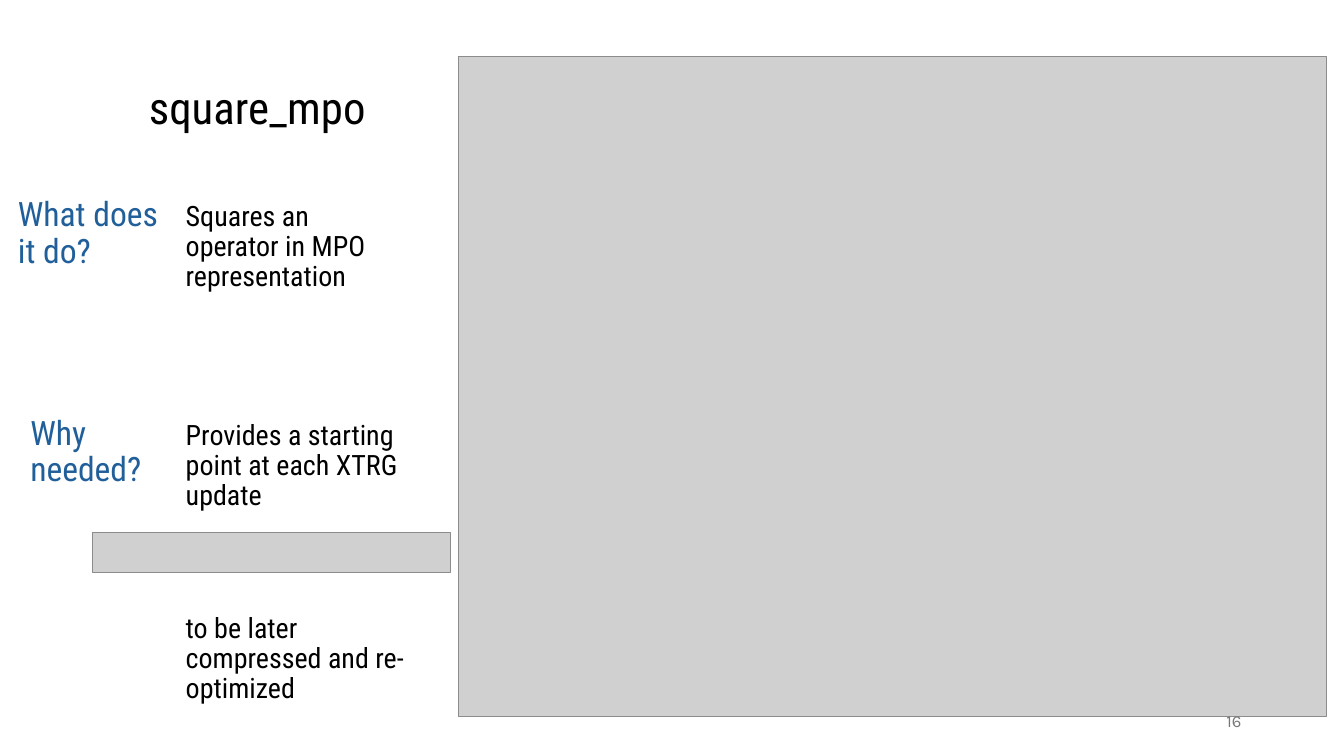
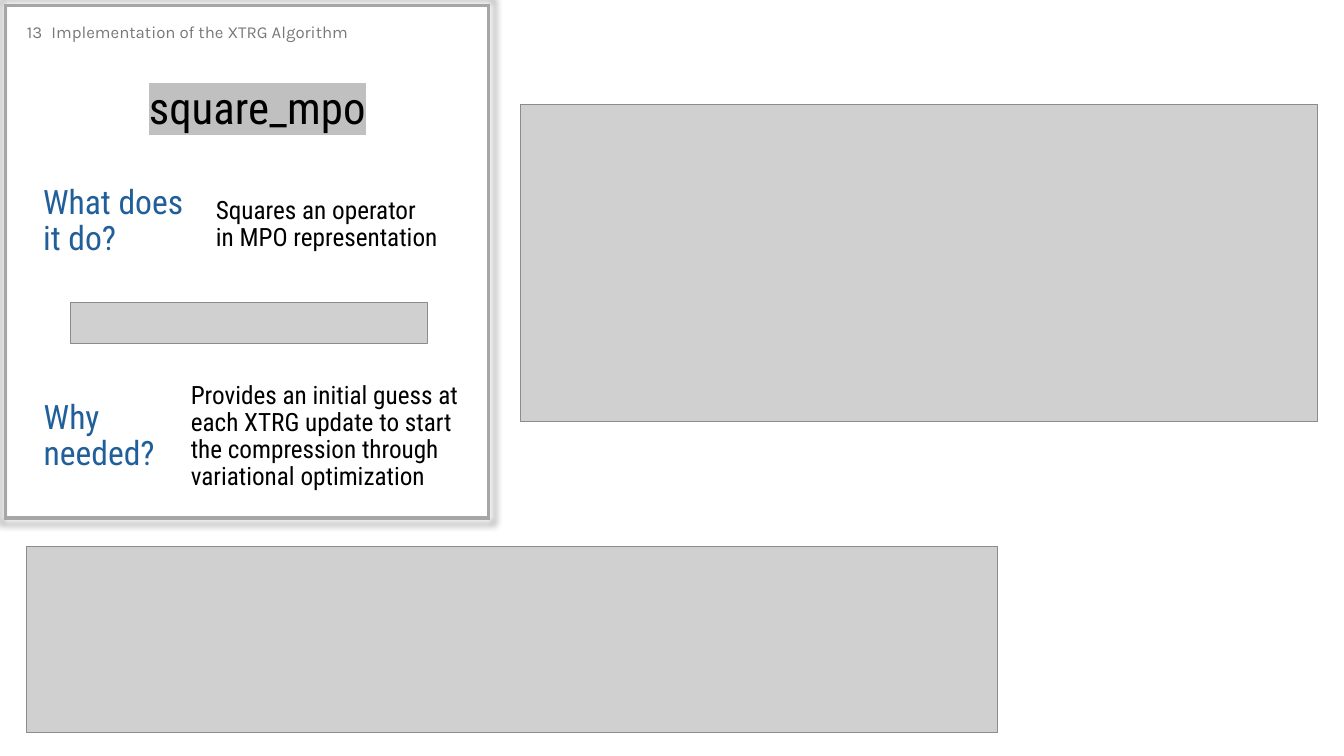
Before and after one commit to MrHighsenberg/XTRG-Algorithm, a slide deck: slide 13 of presentation/Term_Project_XTRG_Presentation.pptx (slide 16 before the commit). Drawn at 1344x756 pixels with LibreOffice and Linux fonts; fonts in the diff are those of the drawing; grey boxes stand for pictures. Boxes give left, top, right and bottom in pixels: in the first picture for what was removed or moved away, otherwise in the second. Text is boxed around its words. In the diff, an @@ line names an element or a change of style, - is before the commit and + after.

```diff
--- a/presentation/Term_Project_XTRG_Presentation.pptx
+++ b/presentation/Term_Project_XTRG_Presentation.pptx
@@ rectangle added at (x1=5, y1=6, x2=489, y2=518), outline #A6A6A6 2.25 pt @@
@@ page number added at (x1=27, y1=27, x2=42, y2=38), 12 pt, text #797979 @@
+13
@@ text added at (x1=51, y1=26, x2=348, y2=42), 12 pt, text #797979 @@
+Implementation of the XTRG Algorithm
@@ picture removed at (x1=459, y1=56, x2=1327, y2=717) @@
@@ text "square_mpo" at (x1=149, y1=82, x2=366, y2=133): highlight none to #C0C0C0 @@
@@ picture added at (x1=521, y1=105, x2=1319, y2=421) @@
@@ text "What does it do?" moved from (x1=18, y1=200, x2=158, y2=264) to (x1=43, y1=188, x2=184, y2=251) @@
@@ text "Squares an operator in MPO ..." moved from (x1=186, y1=205, x2=366, y2=292) to (x1=216, y1=201, x2=437, y2=251) @@
@@ text "Squares an operator in MPO ..." at (x1=216, y1=201, x2=437, y2=251): size 20 to 18 pt @@
@@ picture moved from (x1=93, y1=532, x2=451, y2=573) to (x1=71, y1=302, x2=429, y2=343) @@
@@ text at (x1=191, y1=385, x2=458, y2=490): text changed; size 20 to 18 pt @@
-Provides a starting point at each XTRG update
-to be later compressed and re-optimized
+Provides an initial guess at each XTRG update to start the compression through variational optimization
@@ text "Why needed?" moved from (x1=30, y1=419, x2=141, y2=482) to (x1=44, y1=403, x2=155, y2=466) @@
@@ picture added at (x1=26, y1=547, x2=997, y2=733) @@
@@ page number removed at (x1=1226, y1=716, x2=1241, y2=727) @@
-16
```
Also in this commit, not shown: 12 other slides changed, 1 slide added, 3 slides removed, 11 other files.
